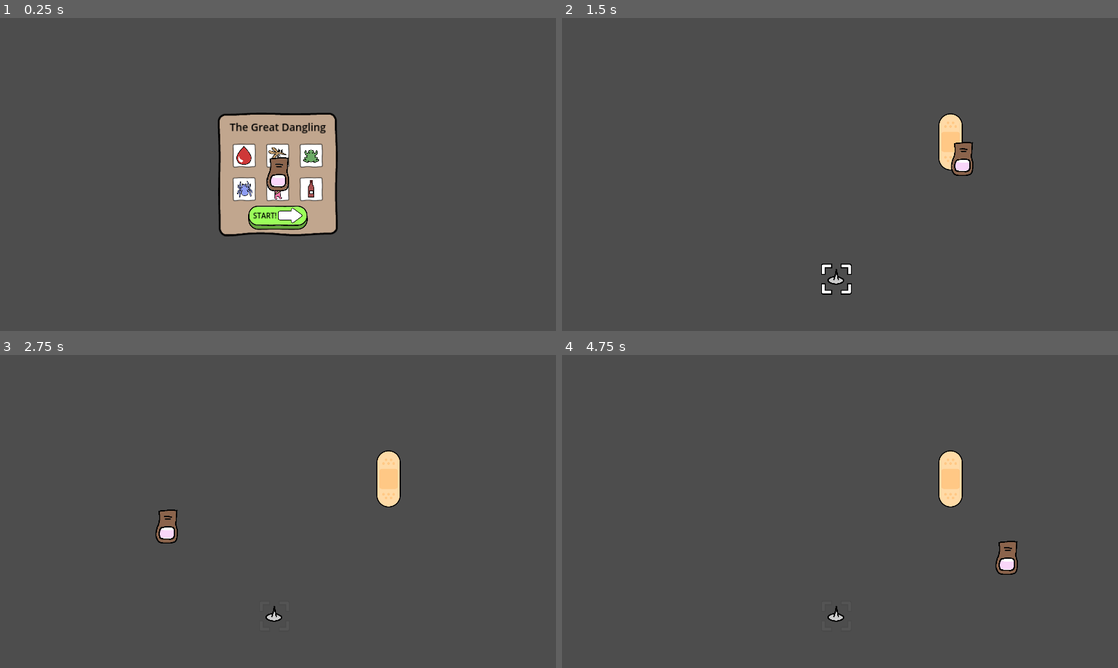
Above: before the commit, frames 1-4 (two rows, left to right).
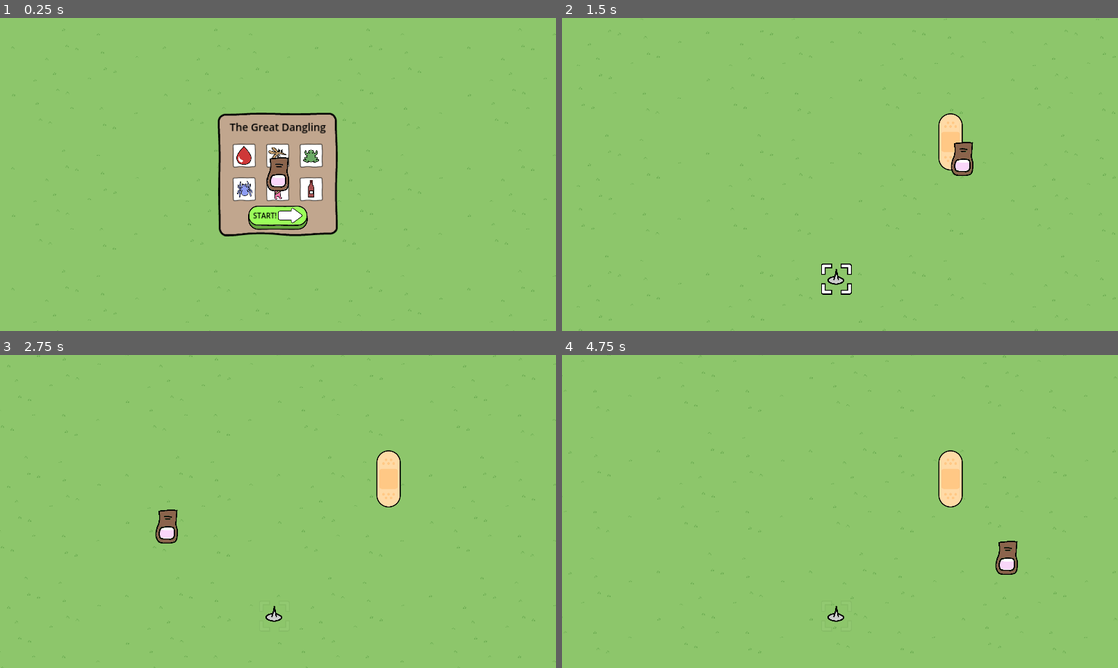
Above: after the commit, the same moments.

Repository: magopian/teamsect
Game: Godot game, scene res://start_menu.tscn
The game is run twice, just before and just after one commit, with the same random seed, the same clock (stepped at 60 frames per second) and the same inputs.
Inputs (mouse positions are in pixels of both pictures, inside the frame that each line leads up to):
- Up to frame 1 (0.25 s): no input
- Up to frame 2 (1.5 s): click (840, 218) at 0.5 s; move the mouse to (962, 158) at 1.27 s
- Up to frame 3 (2.75 s): move the mouse to (166, 527) at 2.02 s
- Up to frame 4 (4.75 s): move the mouse to (895, 442) at 2.77 s; move the mouse to (812, 574) at 3.52 s; move the mouse to (1006, 558) at 4.27 s

The runs differ from the first frame. In frame 1, 92% of the frame differs, in the area x 0-100%, y 0-100%; in frame 2, 99%; in frame 3, 99%; in frame 4, 99%.

Commit message:
Background repeating texture

Diff:
--- /dev/null
+++ b/background_pattern.tscn
@@ -0,0 +1,22 @@
+[gd_scene load_steps=4 format=3 uid="uid://bv3c4q2qx0kgk"]
+
+[ext_resource type="Shader" path="res://start_menu.gdshader" id="1_ivghk"]
+[ext_resource type="Texture2D" uid="uid://nve5b3t0f2c3" path="res://assets/sprites/background.png" id="2_4tes2"]
+
+[sub_resource type="ShaderMaterial" id="ShaderMaterial_kywqy"]
+shader = ExtResource("1_ivghk")
+shader_parameter/speed = 0.1
+
+[node name="BackgroundPattern" type="CanvasLayer"]
+layer = -1
+
+[node name="BackgroundPattern" type="TextureRect" parent="."]
+texture_repeat = 2
+material = SubResource("ShaderMaterial_kywqy")
+anchors_preset = 15
+anchor_right = 1.0
+anchor_bottom = 1.0
+grow_horizontal = 2
+grow_vertical = 2
+texture = ExtResource("2_4tes2")
+stretch_mode = 1
--- a/levels/blood_drop.tscn
+++ b/levels/blood_drop.tscn
@@ -13,6 +13,7 @@
 [ext_resource type="AudioStream" uid="uid://b8drdmnd5e0cg" path="res://assets/sounds/ahh4.wav" id="11_o4gde"]
 [ext_resource type="AudioStream" uid="uid://bvjqwxc08vfo2" path="res://assets/sounds/ahh5.wav" id="12_rm007"]
 [ext_resource type="AudioStream" uid="uid://bayvfu26k3q7y" path="res://assets/sounds/ahh6.wav" id="13_u5xbx"]
+[ext_resource type="PackedScene" uid="uid://bv3c4q2qx0kgk" path="res://background_pattern.tscn" id="14_lpqy7"]
 [ext_resource type="PackedScene" uid="uid://br1hu3flduvp8" path="res://next.tscn" id="14_pdpr7"]
 [ext_resource type="PackedScene" uid="uid://bx45y41qwjtia" path="res://levels/mosquito.tscn" id="15_234kw"]
 [ext_resource type="PackedScene" uid="uid://ba8uoqwjxbr5i" path="res://finish/win_here.tscn" id="15_mpby0"]
@@ -151,6 +152,8 @@
 aie_sounds = Array[AudioStream]([ExtResource("2_bsm46"), ExtResource("3_dg05g"), ExtResource("4_x54yv"), ExtResource("5_jcccd"), ExtResource("6_p0jqj"), ExtResource("7_asr7f")])
 ahh_sounds = Array[AudioStream]([ExtResource("8_2tnh1"), ExtResource("9_o5wda"), ExtResource("10_0yayq"), ExtResource("11_o4gde"), ExtResource("12_rm007"), ExtResource("13_u5xbx")])
 
+[node name="BackgroundPattern" parent="." instance=ExtResource("14_lpqy7")]
+
 [node name="Next" parent="." instance=ExtResource("14_pdpr7")]
 unique_name_in_owner = true
 visible = false
--- a/levels/frenchie.tscn
+++ b/levels/frenchie.tscn
@@ -14,6 +14,7 @@
 [ext_resource type="AudioStream" uid="uid://bvjqwxc08vfo2" path="res://assets/sounds/ahh5.wav" id="12_brrgh"]
 [ext_resource type="AudioStream" uid="uid://bayvfu26k3q7y" path="res://assets/sounds/ahh6.wav" id="13_s4qny"]
 [ext_resource type="PackedScene" uid="uid://br1hu3flduvp8" path="res://next.tscn" id="14_njbp1"]
+[ext_resource type="PackedScene" uid="uid://bv3c4q2qx0kgk" path="res://background_pattern.tscn" id="14_xxu1g"]
 [ext_resource type="PackedScene" uid="uid://ba8uoqwjxbr5i" path="res://finish/win_here.tscn" id="15_xniaf"]
 [ext_resource type="PackedScene" uid="uid://d2e5o1u66fmrk" path="res://pointer/thumbtack.tscn" id="16_vqxw8"]
 [ext_resource type="PackedScene" uid="uid://cyp2hqnu74snb" path="res://dangling/bandaid.tscn" id="17_0ljf2"]
@@ -118,6 +119,8 @@
 aie_sounds = Array[AudioStream]([ExtResource("2_3qkrw"), ExtResource("3_8ulol"), ExtResource("4_tsnql"), ExtResource("5_xoi64"), ExtResource("6_w1b14"), ExtResource("7_ftckr")])
 ahh_sounds = Array[AudioStream]([ExtResource("8_rccjs"), ExtResource("9_ap4jk"), ExtResource("10_14uij"), ExtResource("11_2o5jp"), ExtResource("12_brrgh"), ExtResource("13_s4qny")])
 
+[node name="BackgroundPattern" parent="." instance=ExtResource("14_xxu1g")]
+
 [node name="Next" parent="." instance=ExtResource("14_njbp1")]
 unique_name_in_owner = true
 visible = false
--- a/levels/frog.tscn
+++ b/levels/frog.tscn
@@ -14,6 +14,7 @@
 [ext_resource type="AudioStream" uid="uid://bvjqwxc08vfo2" path="res://assets/sounds/ahh5.wav" id="12_q5t8o"]
 [ext_resource type="AudioStream" uid="uid://bayvfu26k3q7y" path="res://assets/sounds/ahh6.wav" id="13_ah841"]
 [ext_resource type="PackedScene" uid="uid://br1hu3flduvp8" path="res://next.tscn" id="14_jcydo"]
+[ext_resource type="PackedScene" uid="uid://bv3c4q2qx0kgk" path="res://background_pattern.tscn" id="14_xixsm"]
 [ext_resource type="PackedScene" uid="uid://dgf40l88l6sem" path="res://levels/frenchie.tscn" id="15_g3dun"]
 [ext_resource type="PackedScene" uid="uid://ba8uoqwjxbr5i" path="res://finish/win_here.tscn" id="15_m8nx7"]
 [ext_resource type="PackedScene" uid="uid://d2e5o1u66fmrk" path="res://pointer/thumbtack.tscn" id="16_ii1g0"]
@@ -117,6 +118,8 @@
 aie_sounds = Array[AudioStream]([ExtResource("2_skygm"), ExtResource("3_xcv4e"), ExtResource("4_b6xmw"), ExtResource("5_18qxx"), ExtResource("6_5qm4k"), ExtResource("7_hs4mx")])
 ahh_sounds = Array[AudioStream]([ExtResource("8_ybwun"), ExtResource("9_4wxnt"), ExtResource("10_nb36t"), ExtResource("11_ce5wf"), ExtResource("12_q5t8o"), ExtResource("13_ah841")])
 
+[node name="BackgroundPattern" parent="." instance=ExtResource("14_xixsm")]
+
 [node name="Next" parent="." instance=ExtResource("14_jcydo")]
 unique_name_in_owner = true
 visible = false
--- a/levels/mosquito.tscn
+++ b/levels/mosquito.tscn
@@ -13,6 +13,7 @@
 [ext_resource type="AudioStream" uid="uid://b8drdmnd5e0cg" path="res://assets/sounds/ahh4.wav" id="11_3ixu2"]
 [ext_resource type="AudioStream" uid="uid://bvjqwxc08vfo2" path="res://assets/sounds/ahh5.wav" id="12_qcajr"]
 [ext_resource type="AudioStream" uid="uid://bayvfu26k3q7y" path="res://assets/sounds/ahh6.wav" id="13_wup3f"]
+[ext_resource type="PackedScene" uid="uid://bv3c4q2qx0kgk" path="res://background_pattern.tscn" id="14_tm55t"]
 [ext_resource type="PackedScene" uid="uid://br1hu3flduvp8" path="res://next.tscn" id="14_wgn4o"]
 [ext_resource type="PackedScene" uid="uid://ba8uoqwjxbr5i" path="res://finish/win_here.tscn" id="15_icri5"]
 [ext_resource type="PackedScene" uid="uid://chg521wjvg5vg" path="res://levels/spider.tscn" id="15_qok23"]
@@ -113,6 +114,8 @@
 aie_sounds = Array[AudioStream]([ExtResource("2_qpbr4"), ExtResource("3_0ynjb"), ExtResource("4_gr5i5"), ExtResource("5_1gap0"), ExtResource("6_pttqv"), ExtResource("7_l2g0v")])
 ahh_sounds = Array[AudioStream]([ExtResource("8_rurhd"), ExtResource("9_4ayaw"), ExtResource("10_v3kek"), ExtResource("11_3ixu2"), ExtResource("12_qcajr"), ExtResource("13_wup3f")])
 
+[node name="BackgroundPattern" parent="." instance=ExtResource("14_tm55t")]
+
 [node name="Next" parent="." instance=ExtResource("14_wgn4o")]
 unique_name_in_owner = true
 visible = false
--- a/levels/spider.tscn
+++ b/levels/spider.tscn
@@ -14,6 +14,7 @@
 [ext_resource type="AudioStream" uid="uid://bvjqwxc08vfo2" path="res://assets/sounds/ahh5.wav" id="12_aoki0"]
 [ext_resource type="AudioStream" uid="uid://bayvfu26k3q7y" path="res://assets/sounds/ahh6.wav" id="13_x3atk"]
 [ext_resource type="PackedScene" uid="uid://br1hu3flduvp8" path="res://next.tscn" id="14_qp2b6"]
+[ext_resource type="PackedScene" uid="uid://bv3c4q2qx0kgk" path="res://background_pattern.tscn" id="14_sj4se"]
 [ext_resource type="PackedScene" uid="uid://ba8uoqwjxbr5i" path="res://finish/win_here.tscn" id="15_gooji"]
 [ext_resource type="PackedScene" uid="uid://3ycxpvktvhne" path="res://levels/frog.tscn" id="15_ro78d"]
 [ext_resource type="PackedScene" uid="uid://d2e5o1u66fmrk" path="res://pointer/thumbtack.tscn" id="16_hvull"]
@@ -115,6 +116,8 @@
 aie_sounds = Array[AudioStream]([ExtResource("2_ud3ok"), ExtResource("3_bpyst"), ExtResource("4_nf8uu"), ExtResource("5_gei6f"), ExtResource("6_44djb"), ExtResource("7_1ukuv")])
 ahh_sounds = Array[AudioStream]([ExtResource("8_l5tjm"), ExtResource("9_mrcf4"), ExtResource("10_0aw7c"), ExtResource("11_lj0hp"), ExtResource("12_aoki0"), ExtResource("13_x3atk")])
 
+[node name="BackgroundPattern" parent="." instance=ExtResource("14_sj4se")]
+
 [node name="Next" parent="." instance=ExtResource("14_qp2b6")]
 unique_name_in_owner = true
 visible = false
--- /dev/null
+++ b/start_menu.gdshader
@@ -0,0 +1,8 @@
+shader_type canvas_item;
+
+uniform float speed = 0.1;
+
+void vertex() {
+	UV.x += TIME * speed;
+	UV.y += TIME * speed;
+}
--- a/start_menu.tscn
+++ b/start_menu.tscn
@@ -1,6 +1,7 @@
-[gd_scene load_steps=6 format=3 uid="uid://dmvp2b2kh1tqm"]
+[gd_scene load_steps=7 format=3 uid="uid://dmvp2b2kh1tqm"]
 
 [ext_resource type="Script" path="res://start_menu.gd" id="1_cyv5k"]
+[ext_resource type="PackedScene" uid="uid://bv3c4q2qx0kgk" path="res://background_pattern.tscn" id="2_qq0qr"]
 [ext_resource type="PackedScene" uid="uid://g2egjj0way1e" path="res://pointer/finger.tscn" id="5_6o7i7"]
 [ext_resource type="Texture2D" uid="uid://dwbrtdgek761u" path="res://assets/sprites/start_menu.png" id="14_tfhaf"]
 [ext_resource type="Texture2D" uid="uid://cjcgxgmmy0vw6" path="res://assets/sprites/button.png" id="15_3sdbn"]
@@ -8,6 +9,8 @@
 
 [node name="Start Menu" type="Node2D"]
 script = ExtResource("1_cyv5k")
+
+[node name="CanvasLayer2" parent="." instance=ExtResource("2_qq0qr")]
 
 [node name="CanvasLayer" type="CanvasLayer" parent="."]
 
Binary file added: assets/sprites/background.png
Not shown, added: assets/sprites/background.png.import
Not shown: 1 places in levels/blood_drop.tscn that only renumber resources
Not shown: 1 places in levels/frenchie.tscn that only renumber resources
Not shown: 1 places in levels/frog.tscn that only renumber resources
Not shown: 1 places in levels/mosquito.tscn that only renumber resources
Not shown: 1 places in levels/spider.tscn that only renumber resources
